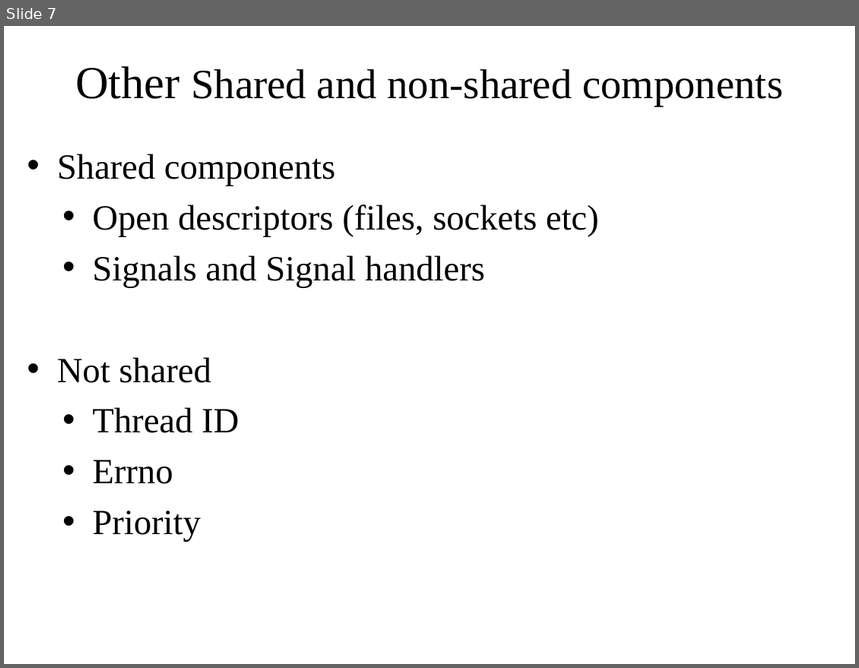
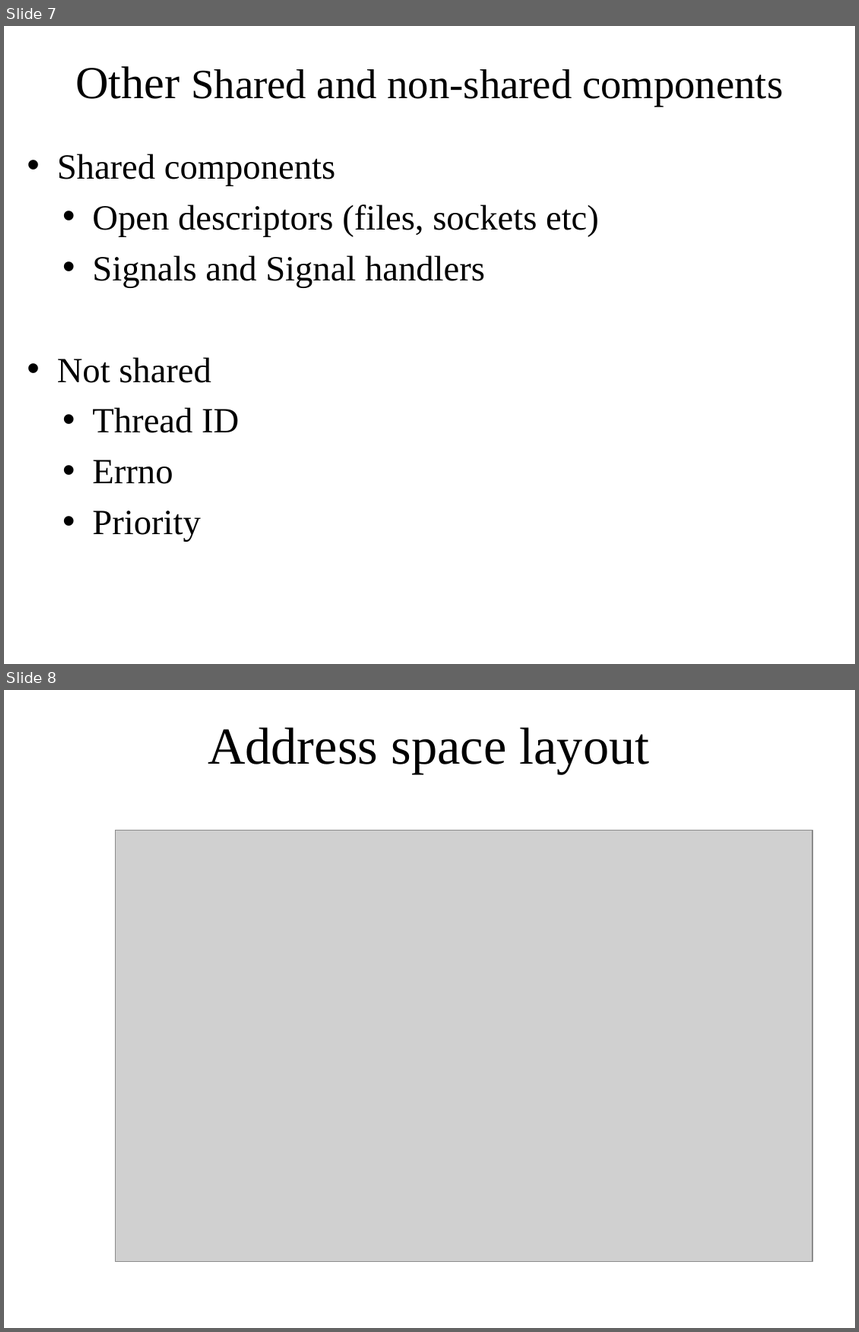
Before and after one commit to oscourse/oscourse.github.io, a slide deck: slides/threads.pptx. Shown one above the other, each under a label of ours: slide 7 before the commit, slides 7 and 8 after it. The pictures are 859x668 and 859x1332 pixels, drawn with LibreOffice and Linux fonts; fonts in the diff are those of the drawing; grey boxes stand for pictures. Boxes give left, top, right and bottom in pixels: in the first picture for what was removed or moved away, otherwise in the second. Text is boxed around its words. In the diff, an @@ line names an element or a change of style, - is before the commit and + after.

```diff
--- a/slides/threads.pptx
+++ b/slides/threads.pptx
@@ slide 8 added at bbox=[4, 690, 855, 1328], background #FFFFFF @@
@@ title added at bbox=[208, 727, 650, 774], 44 pt, text #000000 @@
+Address space layout
@@ picture added at bbox=[116, 831, 813, 1262] @@
```
Also in this commit, not shown: 1 slide changed, 1 other slide added, 1 other file.
